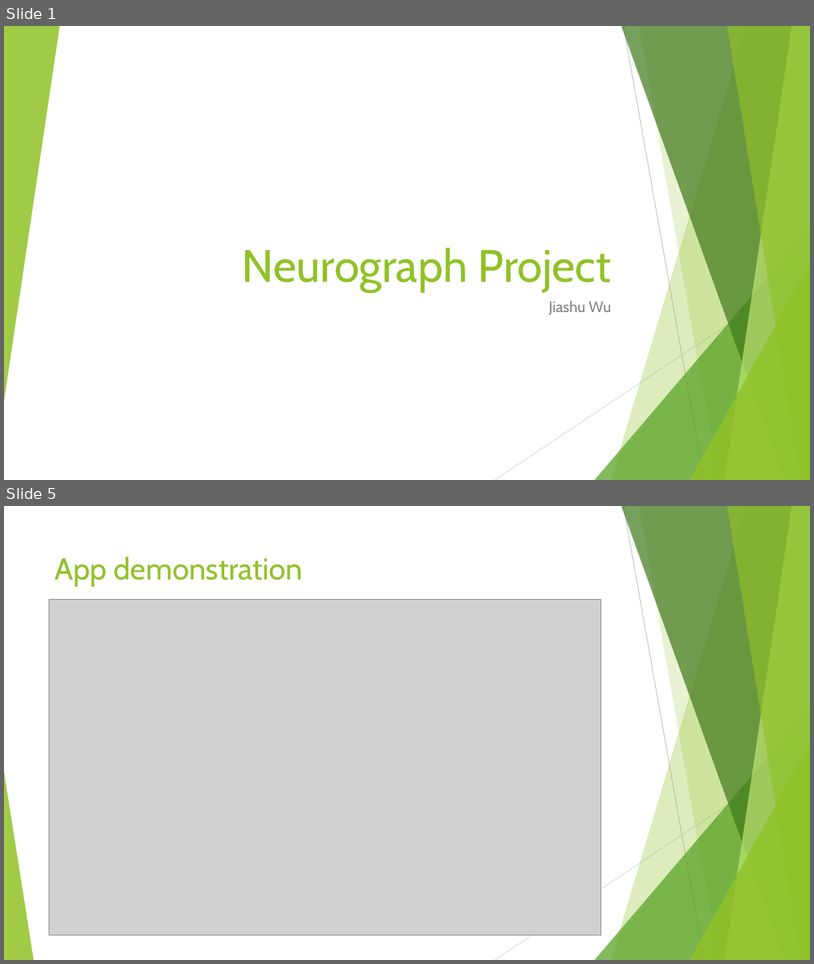
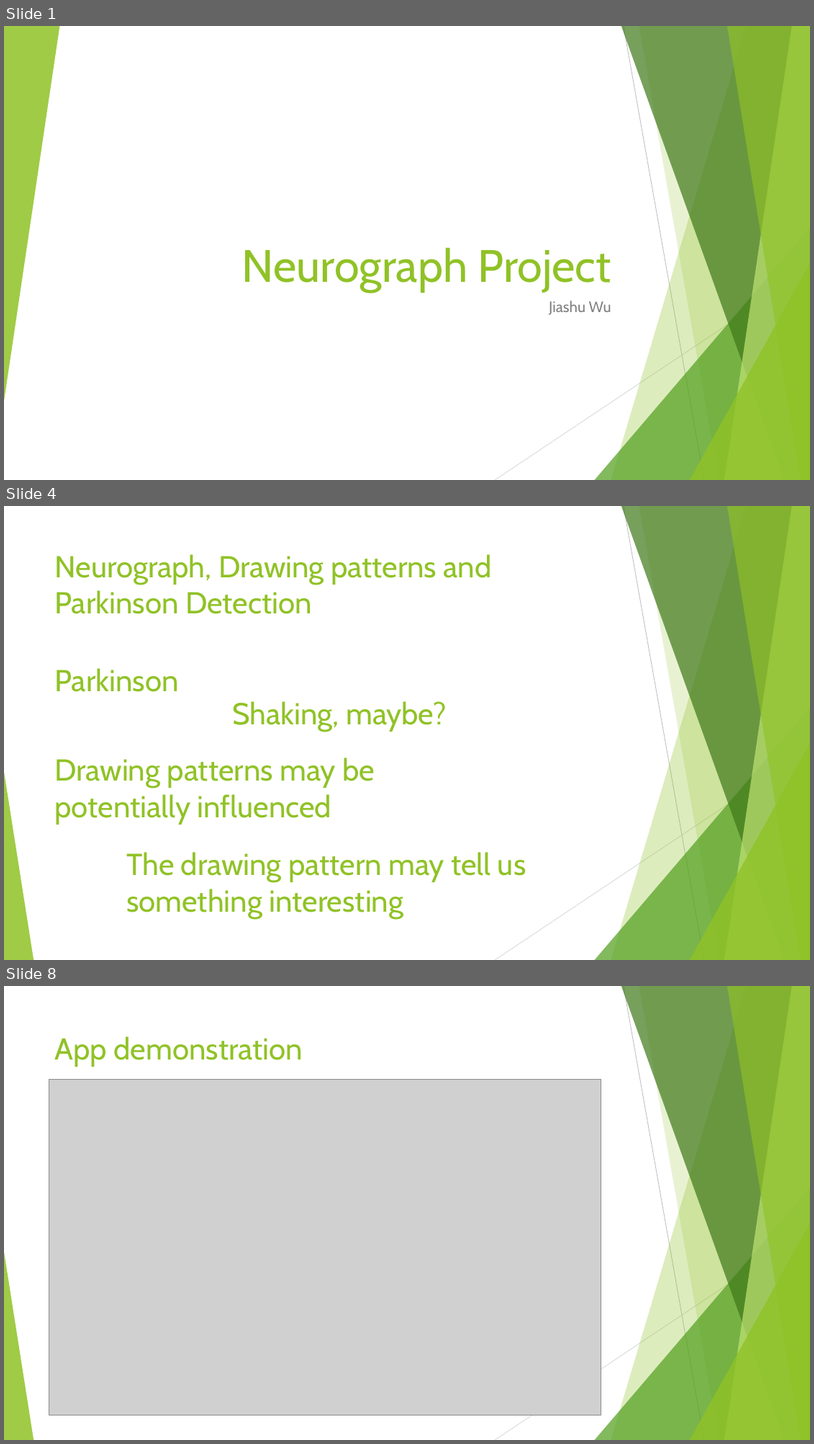
Before and after one commit to JiashuWu/NeuroGraph, a slide deck: Neurograph Project Presentation/Neurograph Presentation Jiashu Wu.pptx. Shown one above the other, each under a label of ours: slides 1 and 5 before the commit, slides 1, 4 and 8 after it; the slides between them are not shown. The pictures are 814x964 and 814x1444 pixels, drawn with LibreOffice and Linux fonts; fonts in the diff are those of the drawing; grey boxes stand for pictures. Boxes give left, top, right and bottom in pixels: in the first picture for what was removed or moved away, otherwise in the second. Text is boxed around its words. In the diff, an @@ line names an element or a change of style, - is before the commit and + after.

```diff
--- a/Neurograph Project Presentation/Neurograph Presentation Jiashu Wu.pptx
+++ b/Neurograph Project Presentation/Neurograph Presentation Jiashu Wu.pptx
@@ slide 4 added at (4, 506, 810, 960), background #FFFFFF; not listed: 10 template elements that a slide beside it also shows @@
@@ title added at (55, 554, 492, 614), 36 pt, text #90C226 @@
+Neurograph, Drawing patterns and Parkinson Detection
@@ text added at (55, 668, 179, 692), 36 pt, text #90C226 @@
+Parkinson
@@ text added at (233, 701, 446, 731), 36 pt, text #90C226 @@
+Shaking, maybe?
@@ text added at (55, 757, 375, 824), 36 pt, text #90C226 @@
+Drawing patterns may be potentially influenced
@@ text added at (126, 852, 526, 919), 36 pt, text #90C226 @@
+The drawing pattern may tell us something interesting
@@ what was slide 5 is now slide 8 @@
```
Also in this commit, not shown: 5 slides changed, 3 other slides added, 2 slides removed, 1 other file.
